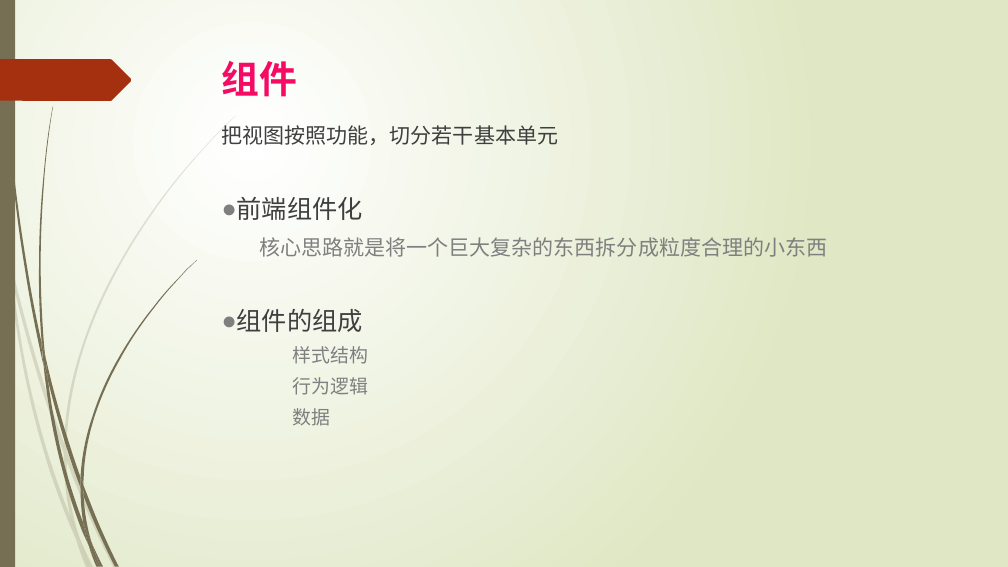
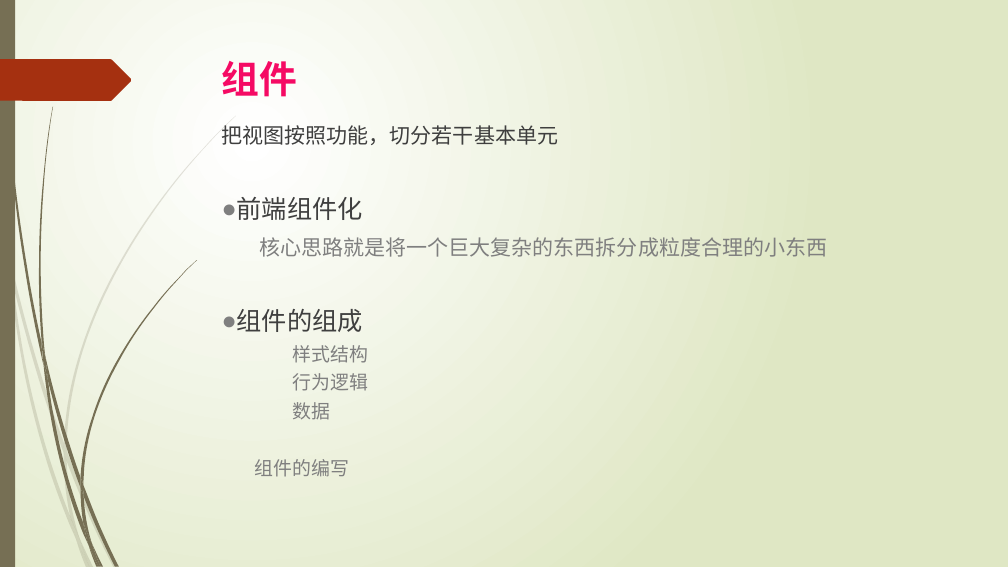
Before and after one commit to zhenzhen0321/qishoucode, a slide deck: slide 11 of vue分享.pptx. Drawn at 1008x567 pixels with LibreOffice and Linux fonts; fonts in the diff are those of the drawing. Boxes give left, top, right and bottom in pixels: in the first picture for what was removed or moved away, otherwise in the second. Text is boxed around its words. In the diff, an @@ line names an element or a change of style, - is before the commit and + after.

```diff
--- a/vue分享.pptx
+++ b/vue分享.pptx
@@ text at <box>292,345,368,420</box>: line spacing 0.9 to 0.8 @@
@@ text at <box>255,459,349,477</box>: paragraph added @@
+    组件的编写
```
Also in this commit, not shown: 2 other slides changed, 1 slide added, 8 slides removed, 1 other file.
